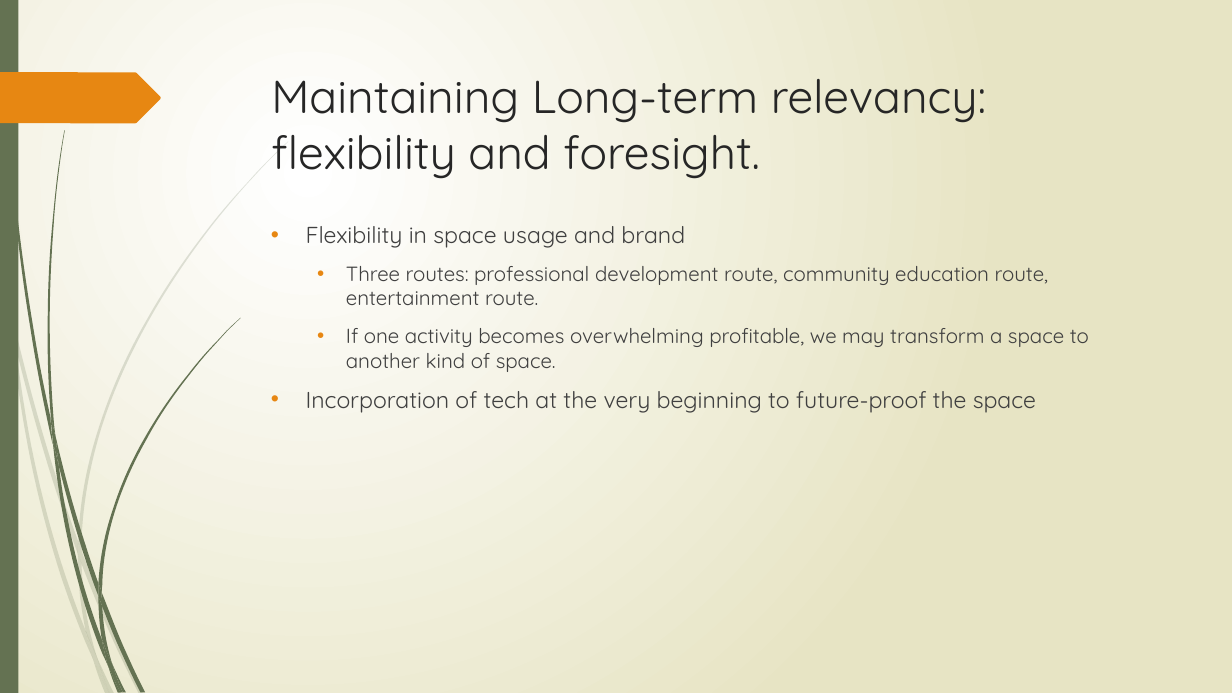
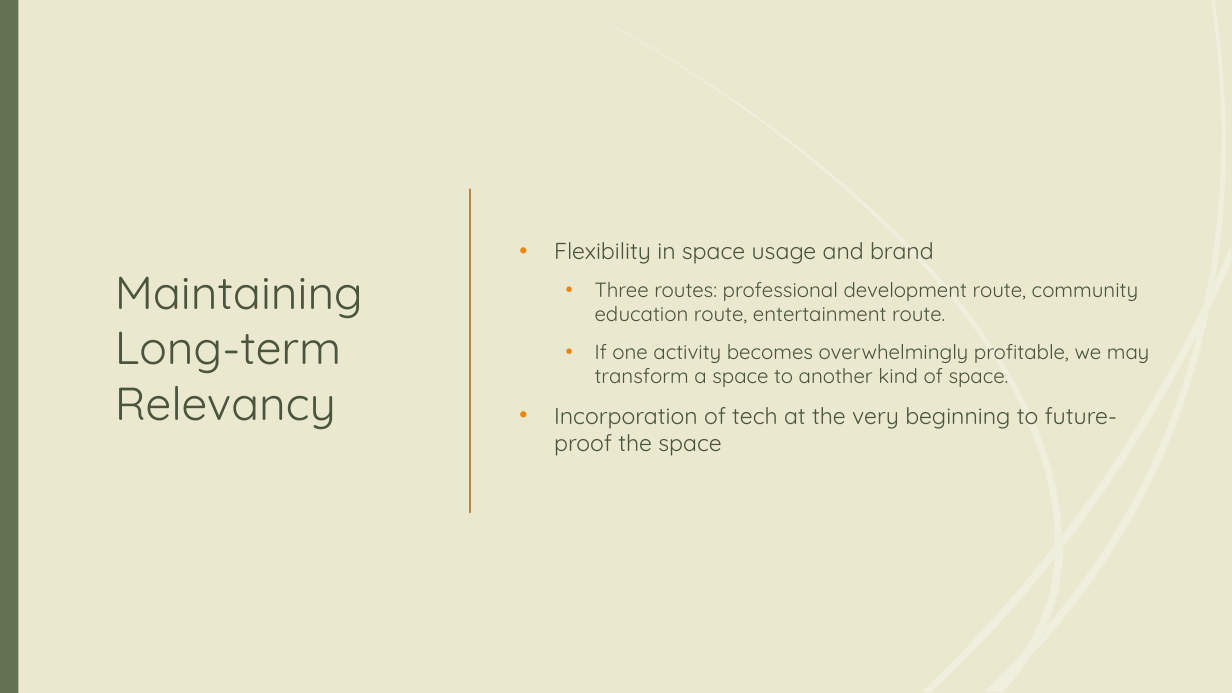
Before and after one commit to tieje/dogen, a slide deck: slide 15 of Presentation/SocialHub_FrancisT_06_23_2020.pptx. Drawn at 1232x693 pixels with LibreOffice and Linux fonts; fonts in the diff are those of the drawing. Boxes give left, top, right and bottom in pixels: in the first picture for what was removed or moved away, otherwise in the second. Text is boxed around its words. In the diff, an @@ line names an element or a change of style, - is before the commit and + after.

```diff
--- a/Presentation/SocialHub_FrancisT_06_23_2020.pptx
+++ b/Presentation/SocialHub_FrancisT_06_23_2020.pptx
@@ background gradient #FFFFFF to #E8E6C4 to #EAE8CF @@
@@ rectangle removed at [0, 0, 18, 693] @@
@@ rectangle added at [0, 0, 1232, 693], fill #EAE8CF @@
@@ rectangle added at [0, 0, 18, 693], fill #647252 @@
@@ title "Maintaining Long-term Relevancy" at [115, 276, 363, 429]: vertical alignment top to middle @@
@@ text "Flexibility in space usage and ...": place and size @@
-text "Flexibility in space usage and ..." at [306, 226, 1089, 413]
+text "Flexibility in space usage and ..." at [554, 242, 1149, 456]
@@ text "Flexibility in space usage and ..." at [554, 242, 1149, 456]: vertical alignment top to middle @@
@@ line added from (470, 189) to (470, 513), #B38648 1.25 pt @@
@@ text at [554, 242, 1139, 456]: text colour #404040 to #4B563E in "Flexibility in space usage and brand", "Three routes: professional development route, community educ ...", "Incorporation of tech at the very beginning ..." @@
@@ title at [115, 276, 363, 429]: text changed; text colour #262626 to #4B563E @@
-Maintaining Long-term relevancy: flexibility and foresight.
+Maintaining Long-term Relevancy
@@ text at [595, 344, 1149, 387]: text changed; text colour #404040 to #4B563E @@
-  • If one activity becomes overwhelming profitable, we may transform a space to another kind of space.
+  • If one activity becomes overwhelmingly profitable, we may transform a space to another kind of space.
@@ group removed at [10, 141, 288, 660]: 5 freeform shapes @@
@@ group removed at [47, 130, 240, 667]: 7 freeform shapes @@
@@ group added at [607, 0, 1232, 692]: 12 freeform shapes @@
```
Also in this commit, not shown: 9 other slides changed, 2 slides added, 2 other files.
